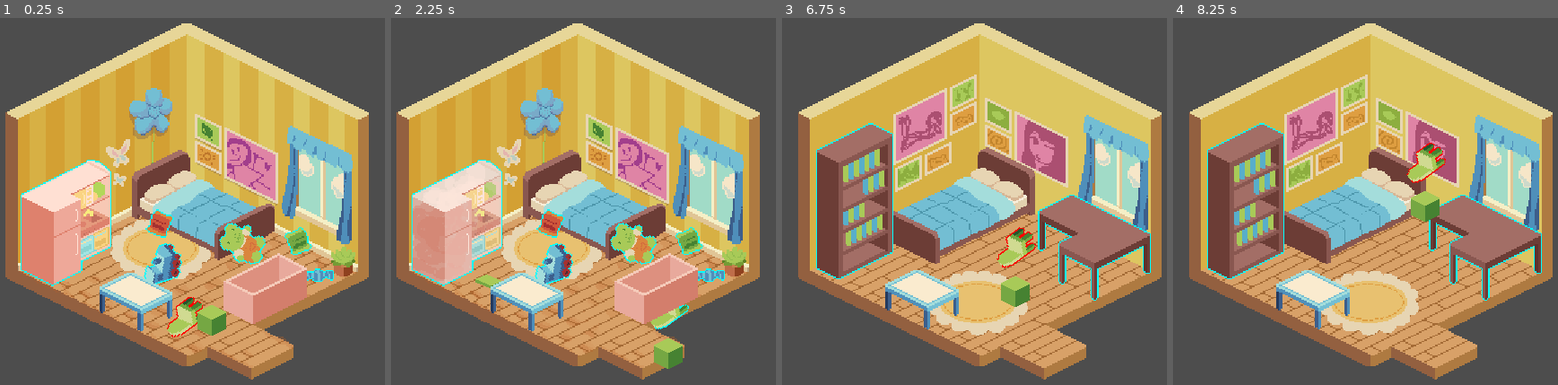
Above: before the commit, frames 1-4 (left to right).
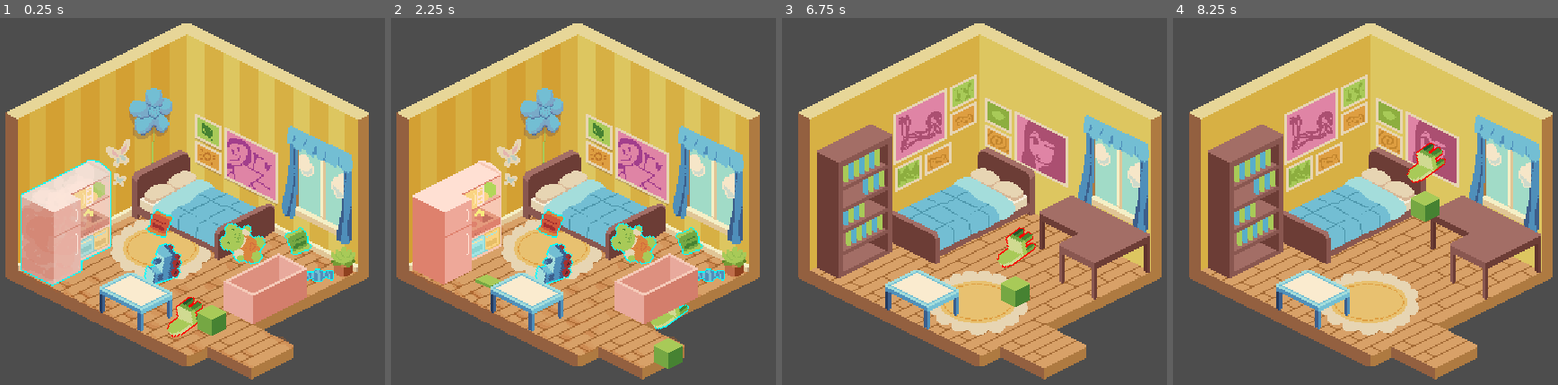
Above: after the commit, the same moments.

Repository: AStilley/ComfyJamSpring2026
Game: Godot game, scene res://main.tscn
The game is run twice, just before and just after one commit, with the same random seed, the same clock (stepped at 60 frames per second) and the same inputs.
Inputs (mouse positions are in pixels of both pictures, inside the frame that each line leads up to):
- Up to frame 1 (0.25 s): no input
- Up to frame 2 (2.25 s): tap Enter (ui_accept) at 0.5, 0.77, 1.25, 1.52, 2 s; move the mouse to (733, 157) at 0.52 s; hold D (right) 0.53-1.28 s; hold I 0.53-1.28 s; tap X (Interact) at 0.6, 1.55, 2.1 s; click (733, 157) at 0.67 s; move the mouse to (460, 201) at 1.27 s; hold S (down) 1.28-2.03 s; tap I at 1.35 s; click (460, 201) at 1.42 s; move the mouse to (656, 84) at 2.02 s; hold D (right) from 2.03 s (still down); hold I from 2.03 s (still down); click (656, 84) at 2.17 s
- Up to frame 3 (6.75 s): tap Enter (ui_accept) at 2.75, 3.02, 3.77, 4.25, 4.52, 5, 6.02 s; move the mouse to (947, 263) at 2.77 s; release D (right) at 2.78 s; release I at 2.78 s; hold W (up) 2.78-3.53 s; tap I at 2.85, 3.8, 5.3 s; click (947, 263) at 2.92 s; tap X (Interact) at 3.05, 4.55, 5.85 s; move the mouse to (outside the picture) at 3.52 s; hold Y 3.53-4.28 s; hold A (left) 3.53-5.03 s; click (outside the picture) at 3.67 s; move the mouse to (785, 113) at 4.27 s; tap U at 4.35 s; click (785, 113) at 4.42 s; move the mouse to (1013, 179) at 5.02 s; hold S (down) 5.03-5.78 s; hold P 5.03-5.78 s; click (1013, 179) at 5.17 s; move the mouse to (885, 73) at 5.77 s; hold D (right) 5.78-6.53 s; click (885, 73) at 5.92 s; move the mouse to (1124, 157) at 6.52 s; hold W (up) from 6.53 s (still down); hold I from 6.53 s (still down); click (1124, 157) at 6.67 s
- Up to frame 4 (8.25 s): tap Enter (ui_accept) at 6.77, 7.52 s; move the mouse to (1242, 201) at 7.27 s; release W (up) at 7.28 s; release I at 7.28 s; hold D (right) 7.28-8.03 s; tap X (Interact) at 7.35 s; click (1242, 201) at 7.42 s; move the mouse to (1438, 84) at 8.02 s; hold S (down) from 8.03 s (still down); hold I from 8.03 s (still down); click (1438, 84) at 8.17 s

The runs differ from the first frame. In frame 1, 0.5% of the frame differs, in the area x 5-29%, y 43-73%; in frame 2, 0.8%, in the area x 5-29%, y 38-74%; in frame 3, 0.7%; in frame 4, 0.7%.

Commit message:
Dust minigame connected

Diff:
--- a/game-jam-spring-2026/Dusting Mini Game/sprite_2d.gd
+++ b/game-jam-spring-2026/Dusting Mini Game/sprite_2d.gd
@@ -28,8 +28,8 @@
 func wipe_at(global_pos: Vector2):
 	if texture == null or dust_image == null or dust_texture == null:
 		return
-	print("Local" + " " + str(position))
-	print("Global" + " " + str(global_position))
+	#print("Local" + " " + str(position))
+	#print("Global" + " " + str(global_position))
 	#var local = to_local(global_pos)
 	var local = to_local(global_pos)
 	var size = texture.get_size()
@@ -67,7 +67,7 @@
 
 				SignalBus.minigame_done.emit()
 				#Needs to connect to the minigame_off function in the player script
-
+				$"..".queue_free()
 
 
 				#delete itself
--- a/game-jam-spring-2026/Objects/dust/shelf.tscn
+++ b/game-jam-spring-2026/Objects/dust/shelf.tscn
@@ -5,8 +5,8 @@
 [ext_resource type="Texture2D" uid="uid://cejmnjoin4vvy" path="res://Assets/Lvl 1/Dust/Toy_Kitchen_Dirty.png" id="3_dcqqj"]
 
 [node name="shelf" unique_id=767192381 instance=ExtResource("1_6ochf")]
-dirt_sprite = ExtResource("2_tcnas")
-clean_sprite = ExtResource("3_dcqqj")
+dirt_sprite = ExtResource("3_dcqqj")
+clean_sprite = ExtResource("2_tcnas")
 
 [node name="Sprite2D" parent="." index="0" unique_id=234479199]
 texture = ExtResource("3_dcqqj")
--- a/game-jam-spring-2026/Player/player.gd
+++ b/game-jam-spring-2026/Player/player.gd
@@ -3,10 +3,16 @@
 
 const speed = 200.0
 var holding = false
+@export var camera: Camera2D
 @export var current_room: int
 @export var interactable_objects = []
 @export var trash: int
 @onready var arr_head = ""
+@onready var freeze = false
+@onready var camera_pos = camera.global_position
+@export var background:Sprite2D
+var camera_curr_pos: Vector2
+var dust_mini = preload("res://Dusting Mini Game/Dust Minigame.tscn")
 func _ready() -> void:
 	current_room = 1
 	trash = 0
@@ -16,6 +22,8 @@
 	pass
 
 func _on_done():
+	minigame_off()
+	camera.global_position = camera_curr_pos
 	pass
 func _process(delta: float) -> void:
 	#print(interactable_objects[0])
@@ -97,6 +105,15 @@
 					print("This is a DUST object")
 					#Interaction with DUST objects
 						#Lead to minigame
+					camera_curr_pos = camera.global_position
+					camera.global_position = camera_pos
+					minigame_on()
+					var instance = dust_mini.instantiate()
+					instance.Startgame(interactable_objects[0].get_child(0).texture, camera.position)
+					camera.add_child(instance)
+					interactable_objects[0].clean()
+					interactable_objects.erase(0)
+
 					pass
 				"trash":
 					print("This is a TRASH object")
@@ -124,7 +141,8 @@
 
 
 func _physics_process(delta: float) -> void:
-	get_input()
+	if !freeze:
+		get_input()
 	move_and_slide()
 
 func change_room(room_num) -> void:
@@ -141,3 +159,12 @@
 				pass
 
 		#Get the objects in this room
+
+func minigame_on():
+	freeze = true
+	background.show()
+	pass
+func minigame_off():
+	freeze = false
+	background.hide()
+	pass
--- a/game-jam-spring-2026/Room_1.tscn
+++ b/game-jam-spring-2026/Room_1.tscn
@@ -49,6 +49,7 @@
 
 [node name="shelf" parent="." unique_id=767192381 groups=["Room1"] instance=ExtResource("4_xrr5k")]
 position = Vector2(-92, 32)
+room_num = 1
 
 [node name="Doorway" type="Area2D" parent="." unique_id=1162300363]
 position = Vector2(61, 120)
--- a/game-jam-spring-2026/dust_object.gd
+++ b/game-jam-spring-2026/dust_object.gd
@@ -11,7 +11,7 @@
 @export var target_pos: Vector2
 var dist_from_player: float
 var type = "dust"
-
+@export var room_num: int
 
 # Called when the node enters the scene tree for the first time.
 func _ready() -> void:
@@ -51,6 +51,8 @@
 	pass
 
 func clean() -> void:
+	self.remove_from_group("Room" + str(room_num))
+	$Sprite2D.material = null
 	$Sprite2D.texture = clean_sprite
 	pass
 func get_distance() -> float:
--- a/game-jam-spring-2026/main.tscn
+++ b/game-jam-spring-2026/main.tscn
@@ -2,6 +2,7 @@
 
 [ext_resource type="Script" uid="uid://bsak7o1pmu6fu" path="res://camera_2d.gd" id="1_h2yge"]
 [ext_resource type="PackedScene" uid="uid://dhc07rvjhu07e" path="res://Player/player.tscn" id="2_0xm2m"]
+[ext_resource type="Texture2D" uid="uid://w7mutwd5ofn1" path="res://Assets/Bg/Tile Bg Green.png" id="2_lquwl"]
 [ext_resource type="PackedScene" uid="uid://dcsu5xhojjgkk" path="res://Room_1.tscn" id="3_h2yge"]
 [ext_resource type="PackedScene" uid="uid://cr82vhnlsxvbh" path="res://Room_2.tscn" id="7_272bh"]
 
@@ -11,6 +12,13 @@
 [node name="Camera2D" type="Camera2D" parent="." unique_id=151889587]
 position = Vector2(360, 240)
 script = ExtResource("1_h2yge")
+
+[node name="BackgroundMinigame" type="Sprite2D" parent="." unique_id=1973270049]
+visible = false
+z_index = 8
+position = Vector2(360, 240)
+scale = Vector2(15, 15)
+texture = ExtResource("2_lquwl")
 
 [node name="Room_1" parent="." unique_id=1890719366 node_paths=PackedStringArray("connectSpot") instance=ExtResource("3_h2yge")]
 position = Vector2(348, 240)
@@ -32,9 +40,10 @@
 position = Vector2(47.333336, 123.333336)
 scale = Vector2(0.6666667, 0.6666667)
 
-[node name="Test" parent="." unique_id=96595173 node_paths=PackedStringArray("camera") instance=ExtResource("2_0xm2m")]
+[node name="Test" parent="." unique_id=96595173 node_paths=PackedStringArray("camera", "background") instance=ExtResource("2_0xm2m")]
 position = Vector2(373, 398)
 camera = NodePath("../Camera2D")
+background = NodePath("../BackgroundMinigame")
 
 [connection signal="camera" from="Room_1" to="Camera2D" method="camPosition"]
 [connection signal="player_room" from="Room_1" to="Test" method="change_room"]
